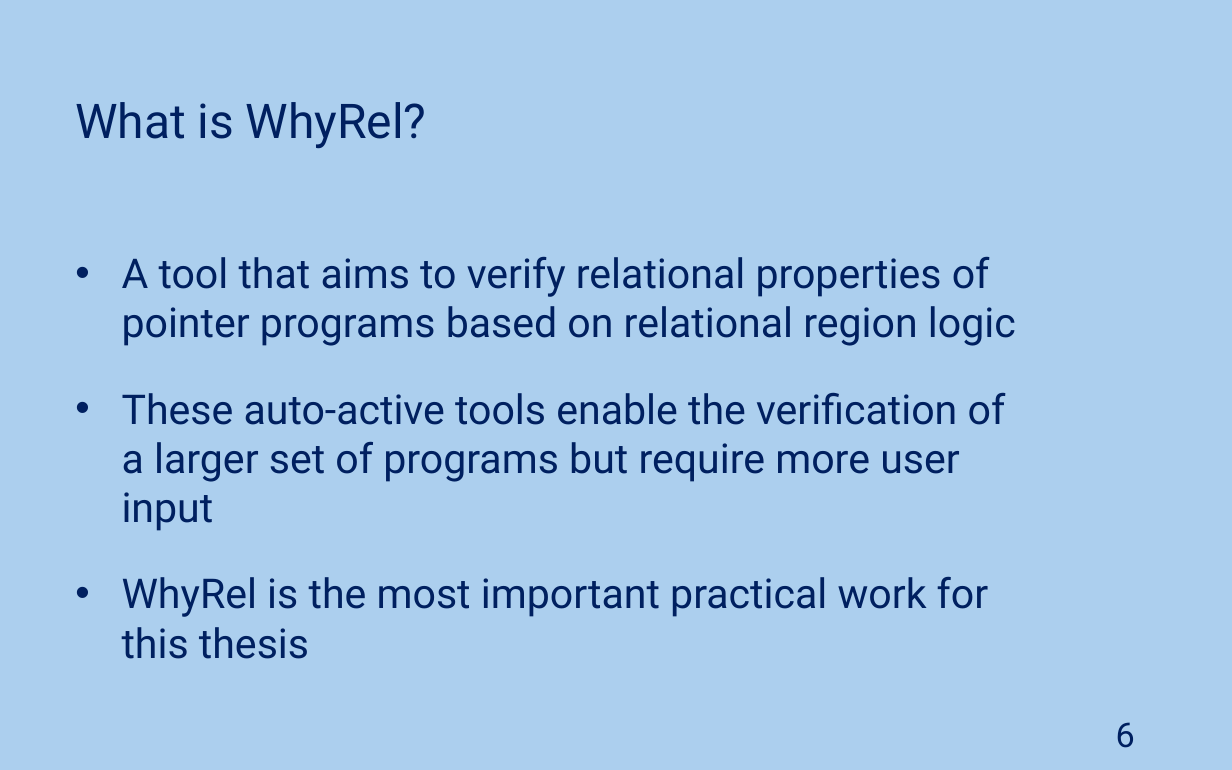
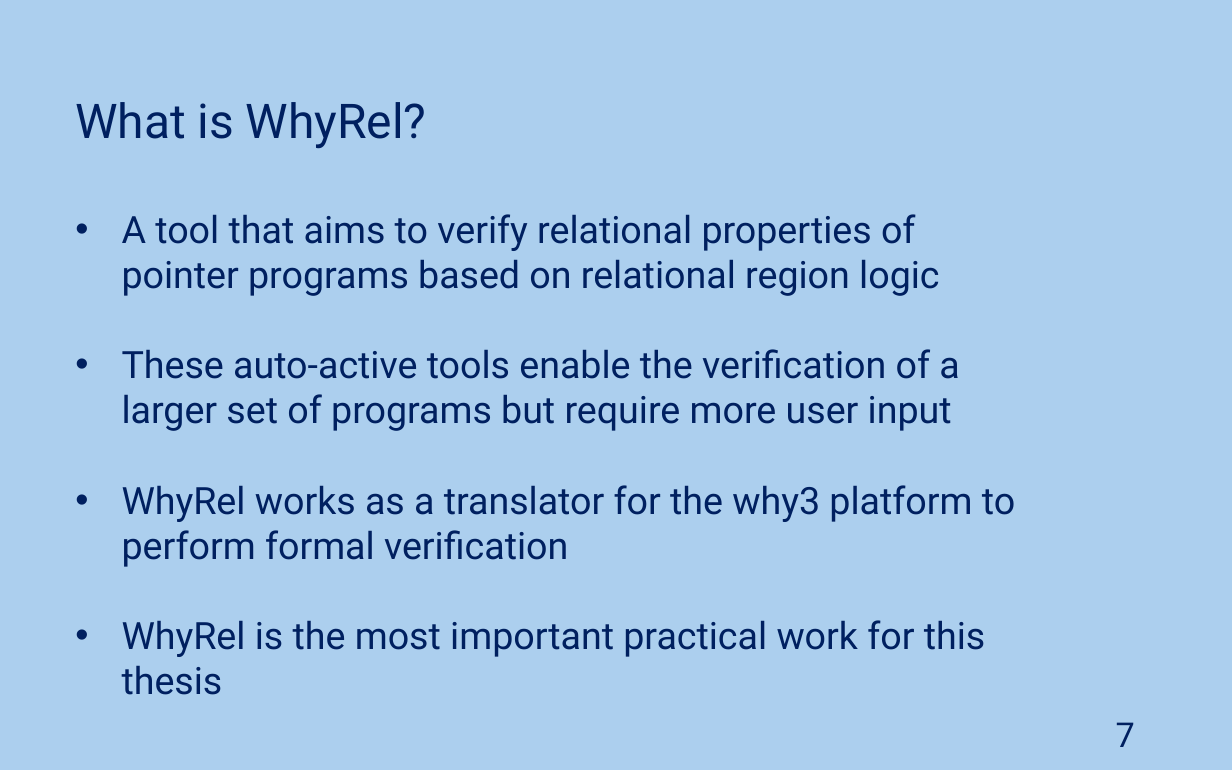
Before and after one commit to JoaoNini75/MasterThesis, a slide deck: slide 7 of tese/presentation/Ap Tese.pptx (slide 6 before the commit). Drawn at 1232x770 pixels with LibreOffice and Linux fonts; fonts in the diff are those of the drawing. Boxes give left, top, right and bottom in pixels: in the first picture for what was removed or moved away, otherwise in the second. Text is boxed around its words. In the diff, an @@ line names an element or a change of style, - is before the commit and + after.

```diff
--- a/tese/presentation/Ap Tese.pptx
+++ b/tese/presentation/Ap Tese.pptx
@@ text "A tool that aims to ...": place and size @@
-text "A tool that aims to ..." at bbox=[122, 257, 1016, 617]
+text "A tool that aims to ..." at bbox=[122, 214, 1015, 695]
@@ text at bbox=[122, 214, 986, 695]: size 24 to 22 pt in "A tool that aims to verify relational ...", "These auto-active tools enable the verification of ...", "WhyRel is the most important practical work ..." @@
@@ text at bbox=[122, 485, 1015, 567]: paragraph added @@
+• WhyRel works as a translator for the why3 platform to perform formal verification
@@ page number at bbox=[1116, 722, 1135, 747]: text changed @@
-6
+7
```
Also in this commit, not shown: 3 other slides changed, 4 slides added, 13 slides removed.
